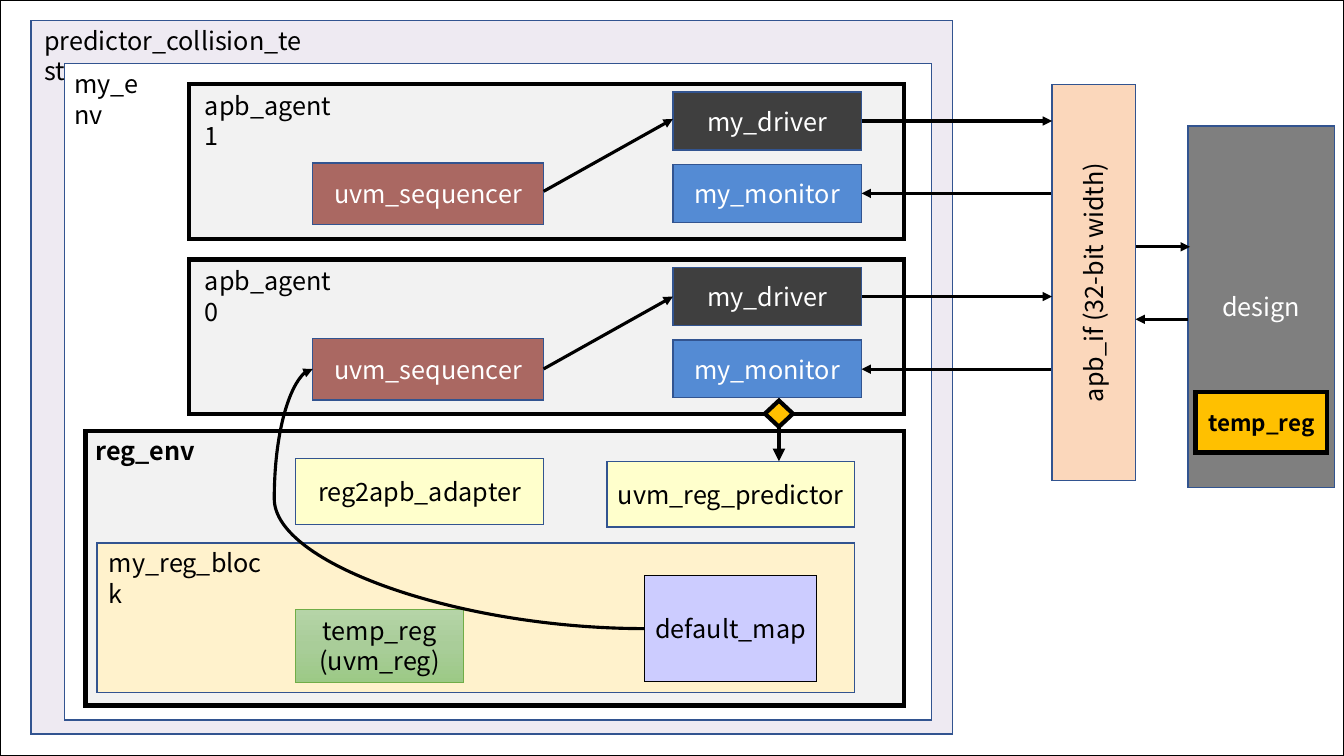
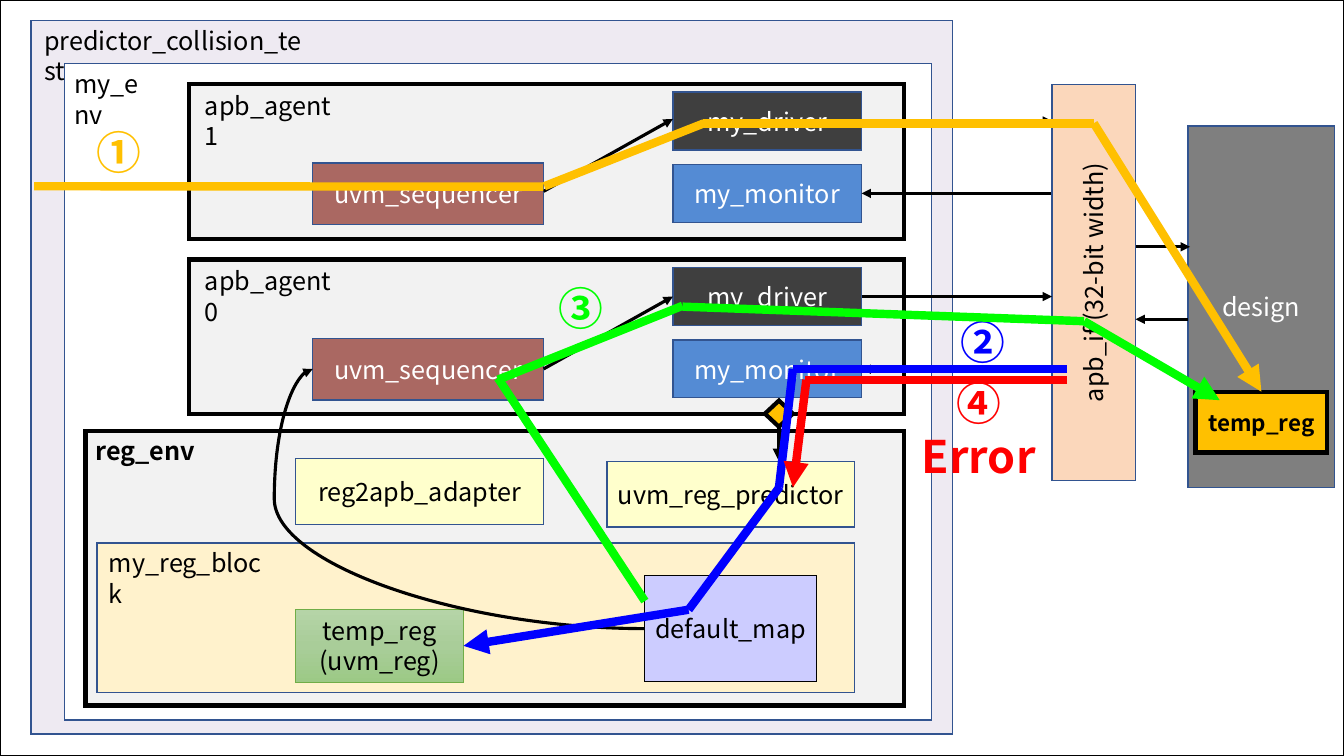
Before and after one commit to JongSeob/Project-UVM, a slide deck: slide 3 of Jongseob/predictor_collision_test/resource/predictor_collision_test_block_diagram.pptx. Drawn at 1344x756 pixels with LibreOffice and Linux fonts; fonts in the diff are those of the drawing. Boxes give left, top, right and bottom in pixels: in the first picture for what was removed or moved away, otherwise in the second. Text is boxed around its words. In the diff, an @@ line names an element or a change of style, - is before the commit and + after.

```diff
--- a/Jongseob/predictor_collision_test/resource/predictor_collision_test_block_diagram.pptx
+++ b/Jongseob/predictor_collision_test/resource/predictor_collision_test_block_diagram.pptx
@@ text added at (x1=97, y1=131, x2=142, y2=173), 32 pt, text #FFC000, bold @@
+①
@@ line added from (544, 187) to (704, 123), #FFC000 6 pt @@
@@ line added from (703, 124) to (1094, 124), #FFC000 6 pt @@
@@ arrow added from (1094, 123) to (1261, 392), #FFC000 6 pt @@
@@ line added from (34, 187) to (543, 187), #FFC000 6 pt @@
@@ text added at (x1=558, y1=287, x2=603, y2=336), 32 pt, text #00FF00, bold @@
+③
@@ line added from (498, 380) to (683, 306), #00FF00 6 pt @@
@@ line added from (683, 307) to (1085, 322), #00FF00 6 pt @@
@@ text added at (x1=961, y1=314, x2=1006, y2=371), 32 pt, text #0000FF, bold @@
+②
@@ arrow added from (1085, 322) to (1220, 400), #00FF00 6 pt @@
@@ text in rectangle at (x1=486, y1=375, x2=509, y2=407): text added @@
+ㅇ
@@ line added from (645, 601) to (498, 378), #00FF00 6 pt @@
@@ line added from (793, 369) to (779, 488), #0000FF 6 pt @@
@@ line added from (1068, 369) to (793, 369), #0000FF 6 pt @@
@@ arrow added from (807, 380) to (793, 488), #FF0000 6 pt @@
@@ line added from (1068, 380) to (806, 380), #FF0000 6 pt @@
@@ text added at (x1=922, y1=376, x2=1036, y2=485), 32 pt, text #FF0000, bold @@
+④
+Error
@@ line added from (780, 487) to (689, 610), #0000FF 6 pt @@
@@ arrow added from (689, 610) to (464, 646), #0000FF 6 pt @@
```
Also in this commit, not shown: 1 other slide changed.
